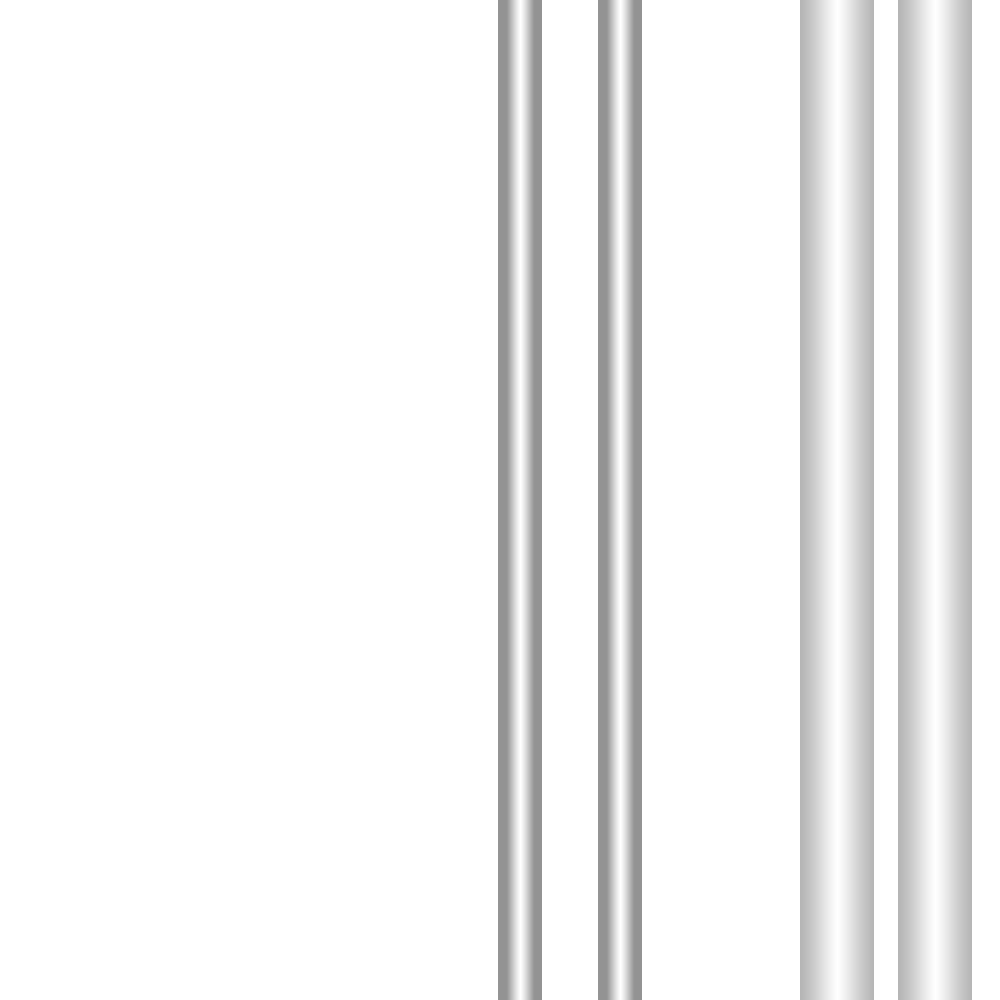
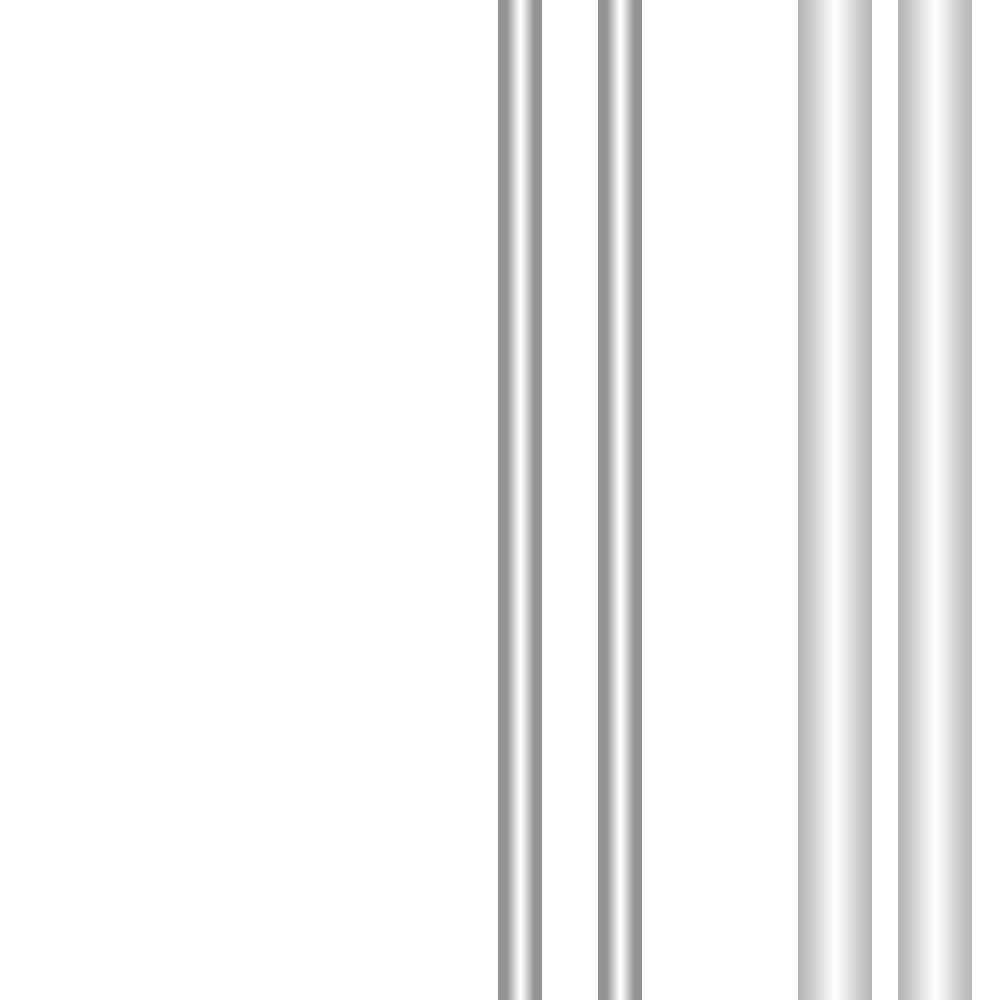
Before/after of a 1000×1000 layered artwork. What changed in the layer stack:
added layer "Градиентная заливка 2 копия 3" above "Градиентная заливка 2 копия" over [798, 0, 872, 1000]
hid "Градиентная заливка 2", painted on it over [801, 0, 874, 1000]
